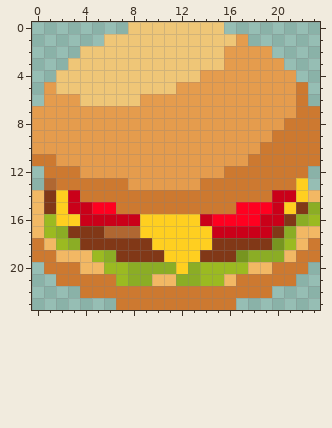
Two versions of one pixel-art sprite, assets/player.png. The picture above is the old version.
The file is 24x24 pixels.
Now the later version:
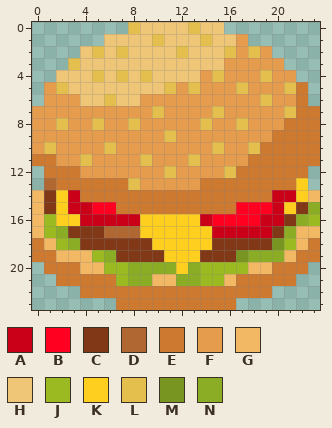
Palette (. is transparent): A #ca0019  B #ff0020  C #813817  D #b06732  E #cd7930  F #e59c4d  G #f2b864  H #efc677  J #9bba21  K #ffcf20  L #e5bf4d  M #779520  N #8bad25
What changed:
@@ x 0..23 @@
- 0 ........HHHHHHHH........
- 1 ......HHHHHHHHHHHF......
- 2 ....HHHHHHHHHHHHFFFF....
- 3 ...HHHHHHHHHHHHHFFFFF...
- 4 ..HHHHHHHHHHHHFFFFFFFF..
- 5 .FHHHHHHHHHHFFFFFFFFFFE.
- 6 .FFFHHHHHFFFFFFFFFFFFFE.
- 7 FFFFFFFFFFFFFFFFFFFFFFEE
- 8 FFFFFFFFFFFFFFFFFFFFFEEE
- 9 FFFFFFFFFFFFFFFFFFFFEEEE
-10 FFFFFFFFFFFFFFFFFFFEEEEE
-11 EEFFFFFFFFFFFFFFFFEEEEEE
-12 .EEEFFFFFFFFFFFFEEEEEEE.
-13 .DEEEEEEFFFFFFEEEEEEEEK.
+ 0 ........LHHHHLHH........
+ 1 ......HHHHLHHHLHHF......
+ 2 ....HLHLHHHHLHHHLFLF....
+ 3 ...LHHHHHHHHHHHHFFFFF...
+ 4 ..HHHLHLHLHHHHFLFFFLFF..
+ 5 .FLHHHHHHHHLFLFFFLFFFLE.
+ 6 .FFFHHLHHFFFFFFFFFFLFFE.
+ 7 FFFFFFFFFFLFFFFLFFFFFLEE
+ 8 FFLFFLFFLFFFFFLFFLFFFEEE
+ 9 FFFFFFFFFFFLFFFFFFFFEEEE
+10 FLFFFFLFFFFFFFFLFFLEEEEE
+11 EEFFLFFFFLFFFLFFFFEEEEEE
+12 .EEEFFFFFFFLFFFFLEEEEEE.
+13 .DEEEEEELFFFFFEEEEEEEEK.
 14 GCKAEEEEEEEEEEEEEEEEAAKG
Boxes around the changes in both pictures, in picture pixels (x1, y1, x2, y2):
changed: (44, 22, 296, 190)
